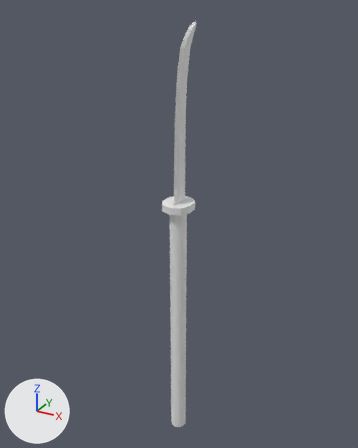
A saved change to the Blender file Resources/ArtSharing/LaurenArt/Fallen Angel Glaive.blend.
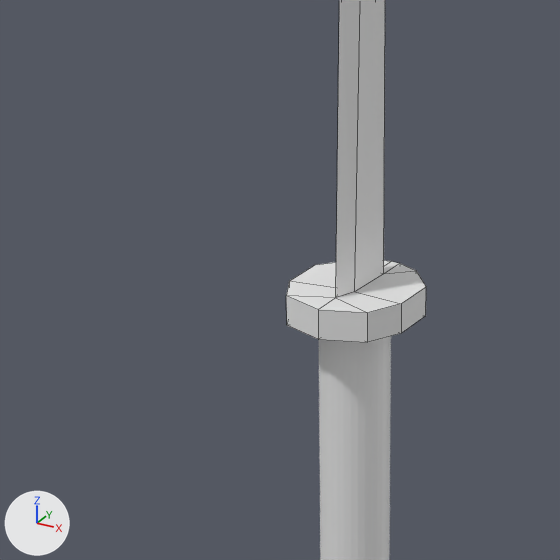
The first picture shows the older version from a camera (50 mm lens) standing at (1.54, -4.85, 0.31) and looking at (-0.06, -1.94, -1.15). The close-ups show the older and then the newer version on the part from 26% to 64% of the width and 30% to 60% of the height of that picture. Only the edits that show in the close-ups are written down. Every picture has the same lights, and +X, +Y and +Z are marked at lower left. The close-ups show mesh edges as thin lines.

The older version as bpy lines, for what is in view:
```python
me_cube_001 = bpy.data.meshes.new('Cube.001')
me_cube_001.from_pydata(...)  # 65 vertices, 47 faces; spans x 0.0..0.105, y -2.182..-1.827, z -0.973..0.229
me_cylinder = bpy.data.meshes.new('Cylinder')
me_cylinder.from_pydata(...)  # a 32-sided cylinder along z spanning x -0.3..0.9, y -0.4..0.9, z -18.2..-3.0
ob_cube = bpy.data.objects.new('Cube', me_cube_001)
ob_cube.location = (0.0, 0.0, 0.0)
_m = ob_cube.modifiers.new('Mirror', 'MIRROR')
_m.use_clip = True
ob_cylinder = bpy.data.objects.new('Cylinder', me_cylinder)
ob_cylinder.location = (0.027, -2.036, -3.301)
ob_cylinder.scale = (-0.0955, -0.0955, -0.128)
```
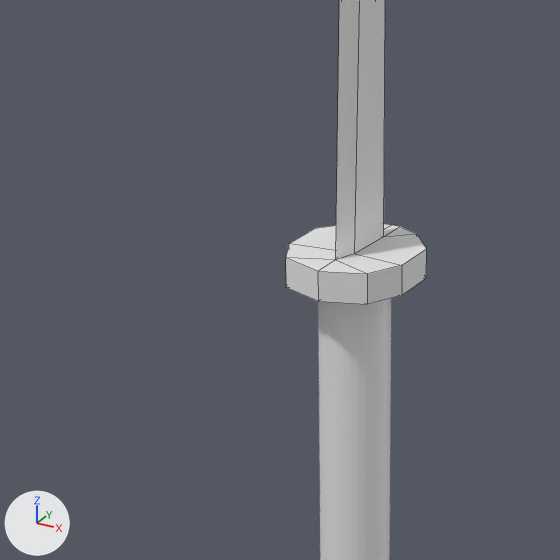
What the commit changed:
me_cube_001 is used by ob_cube; location (0.0, 0.0, 0.0).
me_cube_001 had 65 vertices, 47 faces and spanned x 0.0..0.105, y -2.182..-1.827, z -0.973..0.229.
me_cube_001 now has 65 vertices, 47 faces and spans x 0.0..0.105, y -2.182..-1.827, z -0.908..0.229.
me_cube_001 part 1: all 28 vertices in x 0.0..0.105, y -2.182..-1.932, z -0.973..-0.919 are moved by (0.0, 0.0, 0.066).

Pixel boxes [x1, y1, x2, y2] of what changed, in the close-ups (560 x 560 px):
'Cube', reshaped: before [286, 0, 426, 342]; after [286, 0, 427, 304]
